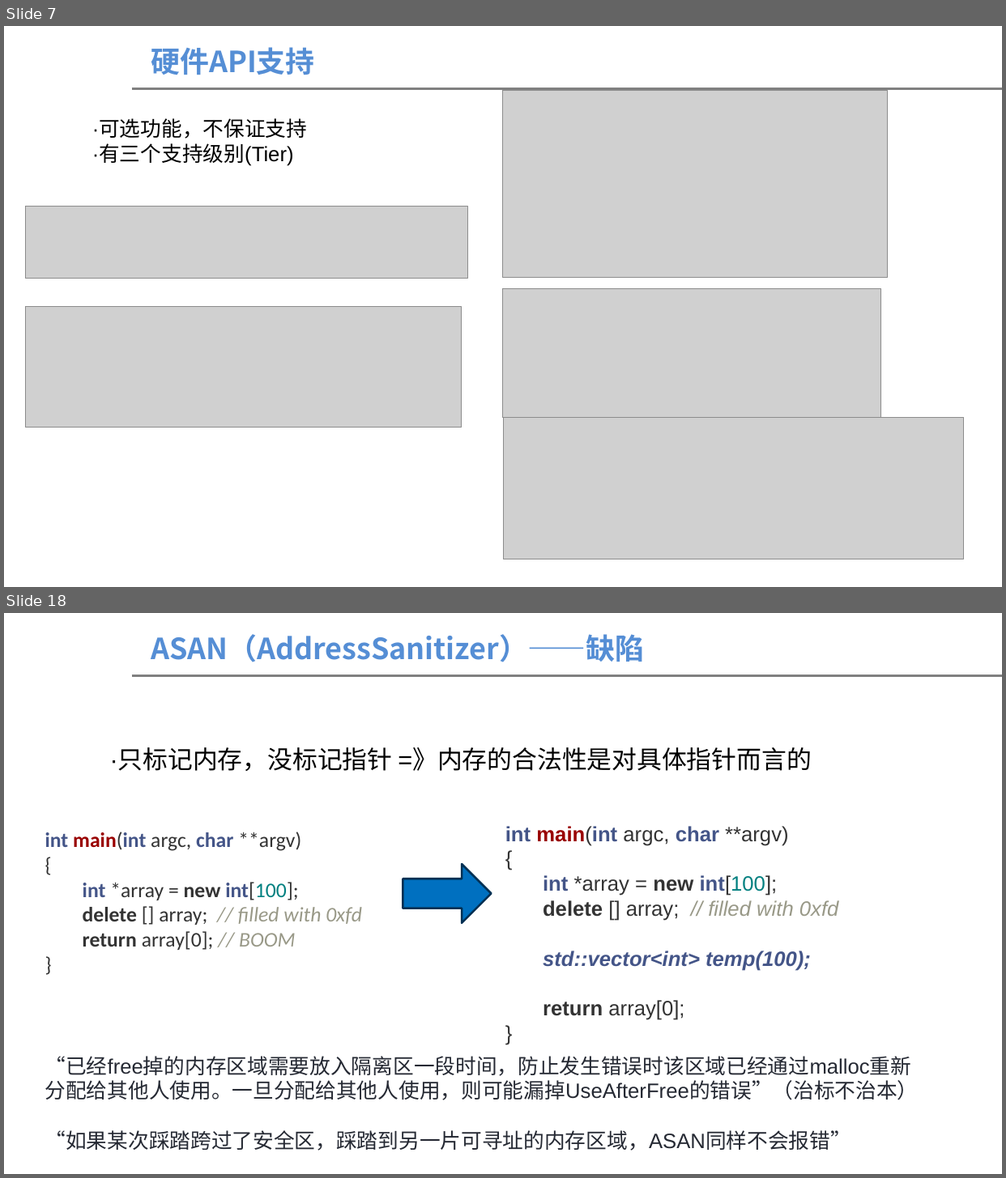
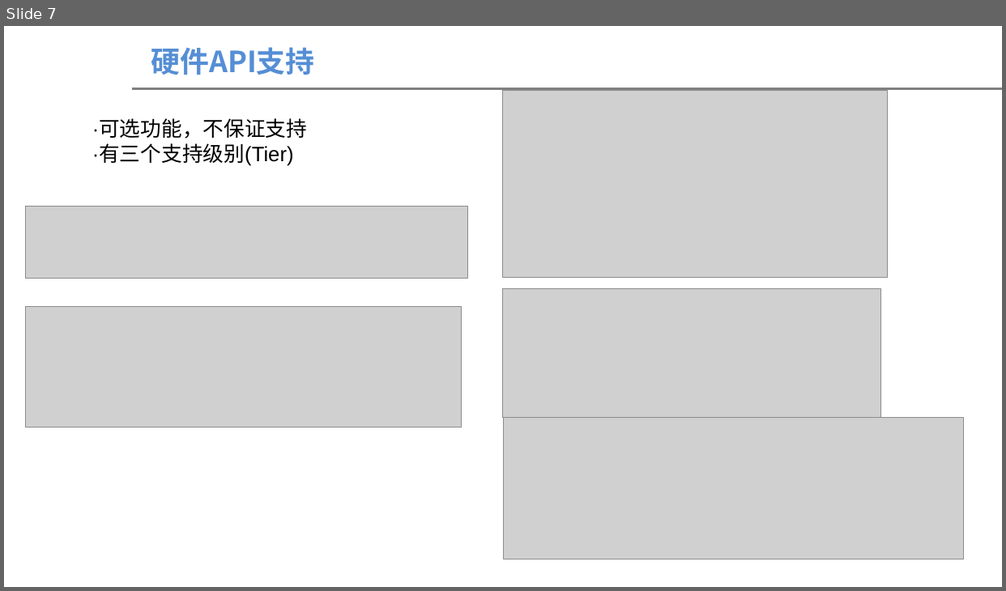
Before and after one commit to theyellowstar/202502Share, a slide deck: 保守光栅化介绍.pptx. Shown one above the other, each under a label of ours: slides 7 and 18 before the commit, slide 7 after it; the slides between them are not shown. The pictures are 1006x1178 and 1006x591 pixels, drawn with LibreOffice and Linux fonts; fonts in the diff are those of the drawing; grey boxes stand for pictures; background and template pictures are left out. Boxes give left, top, right and bottom in pixels: in the first picture for what was removed or moved away, otherwise in the second. Text is boxed around its words. In the diff, an @@ line names an element or a change of style, - is before the commit and + after.

```diff
--- a/保守光栅化介绍.pptx
+++ b/保守光栅化介绍.pptx
@@ slide 18 removed at (x1=4, y1=613, x2=1002, y2=1174), background #FFFFFF; not listed: 1 template element that a slide beside it also shows @@
@@ text removed at (x1=151, y1=634, x2=644, y2=662) @@
-ASAN（AddressSanitizer）——缺陷
@@ text removed at (x1=110, y1=749, x2=812, y2=771) @@
-·只标记内存，没标记指针 =》内存的合法性是对具体指针而言的
@@ text removed at (x1=505, y1=826, x2=839, y2=1020) @@
-int main(int argc, char **argv)
-{
-int *array = new int[100];
-delete [] array; // filled with 0xfd
-std::vector<int> temp(100);
-return array[0];
-}
@@ text removed at (x1=45, y1=832, x2=362, y2=950) @@
-int main(int argc, char **argv)
-{
-int *array = new int[100];
-delete [] array; // filled with 0xfd
-return array[0]; // BOOM
-}
@@ right arrow removed at (x1=403, y1=864, x2=491, y2=923) @@
@@ text removed at (x1=45, y1=1056, x2=918, y2=1151) @@
-“已经free掉的内存区域需要放入隔离区一段时间，防止发生错误时该区域已经通过malloc重新分配给其他人使用。一旦分配给其他人使用，则可能漏掉UseAfterFree的错误”（治标不治本）
-“如果某次踩踏跨过了安全区，踩踏到另一片可寻址的内存区域，ASAN同样不会报错”
```
Also in this commit, not shown: 4 slides changed, 7 slides added, 19 other slides removed, 1 other file.
